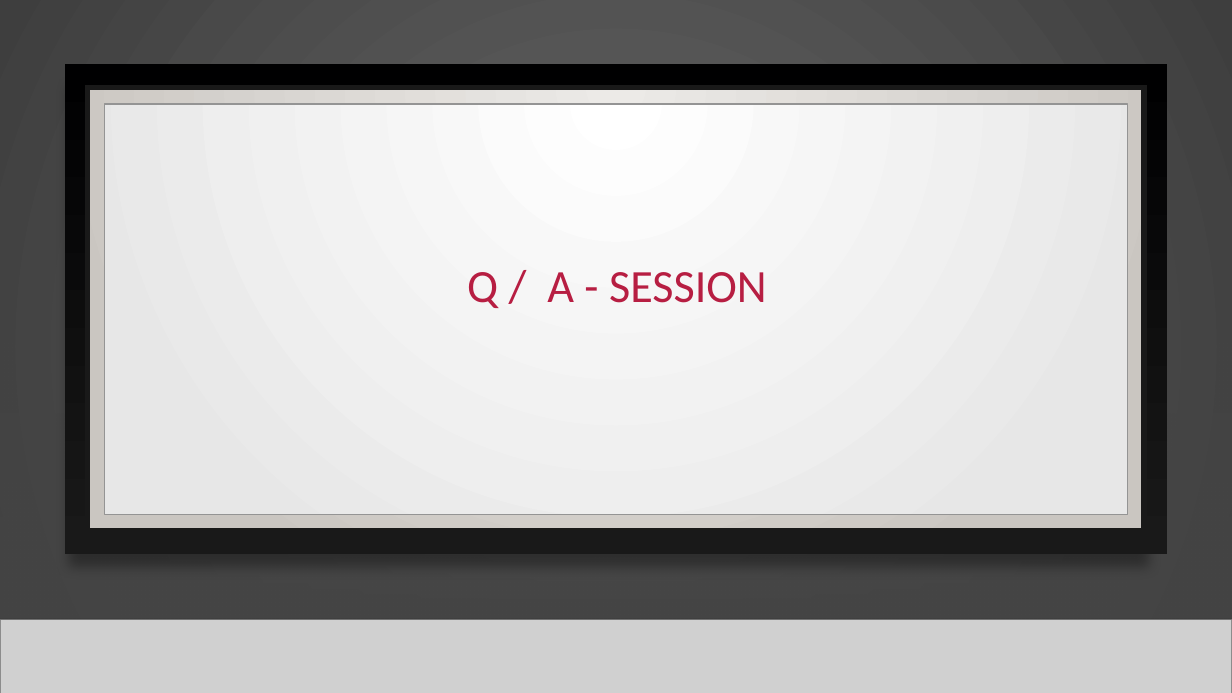
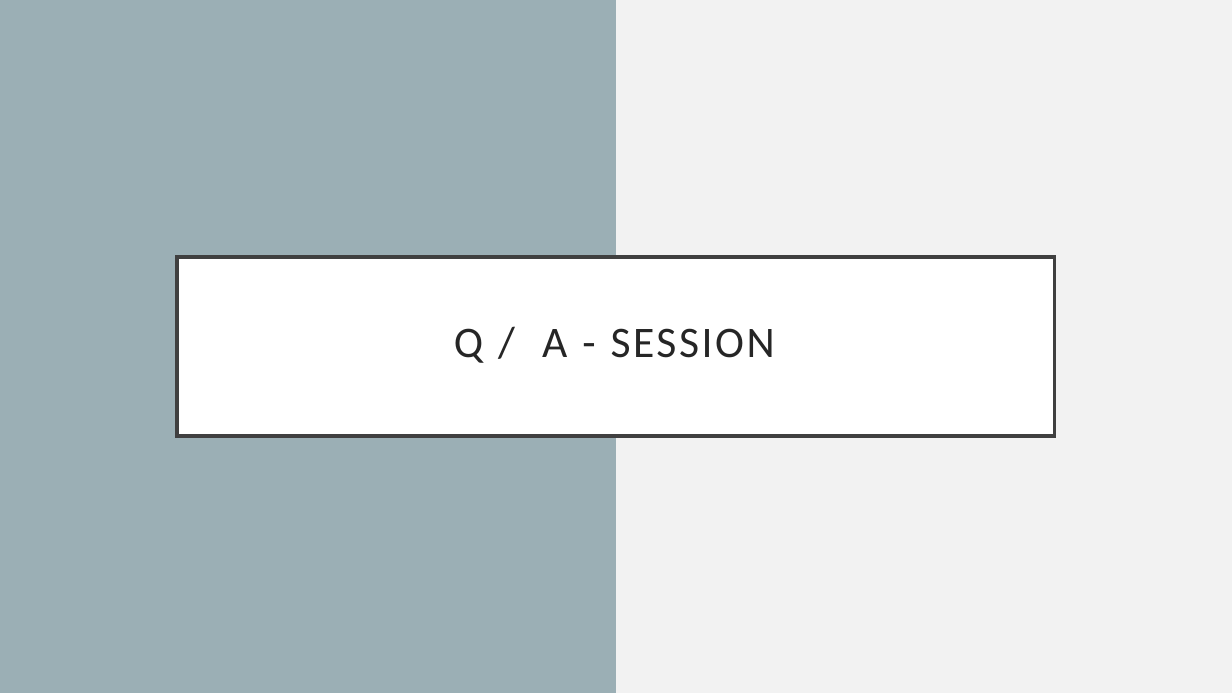
Before and after one commit to bimalbiju0413/Data_Storage_Solutions, a slide deck: slide 14 of Presentation/Data Storage Solutions.pptx (slide 10 before the commit). Drawn at 1232x693 pixels with LibreOffice and Linux fonts; fonts in the diff are those of the drawing; grey boxes stand for pictures; background and template pictures are left out. Boxes give left, top, right and bottom in pixels: in the first picture for what was removed or moved away, otherwise in the second. Text is boxed around its words. In the diff, an @@ line names an element or a change of style, - is before the commit and + after.

```diff
--- a/Presentation/Data Storage Solutions.pptx
+++ b/Presentation/Data Storage Solutions.pptx
@@ background gradient #666666 to #3F3F3F to #F2F2F2 @@
@@ rectangle removed at (0,0,1232,693) @@
@@ rectangle added at (0,0,616,693), fill #9BAFB5 @@
@@ rectangle removed at (65,65,1167,555) @@
@@ rectangle removed at (88,88,1144,531) @@
@@ rectangle removed at (104,104,1128,515) @@
@@ rectangle removed at (0,204,1232,619) @@
@@ rectangle removed at (0,204,1232,619) @@
@@ rectangle removed at (0,204,1232,619) @@
@@ title "Q / A - SESSION": place and size @@
-title "Q / A - SESSION" at (467,272,767,308)
+title "Q / A - SESSION" at (177,257,1055,436)
@@ title "Q / A - SESSION" at (177,257,1055,436): size 36 to 34 pt, text colour #B71E42 to #262626, letter spacing 0 to 2 pt; fill none to #FFFFFF; outline none to #404040 2.5 pt @@
@@ line removed from (244, 357) to (1117, 357) @@
@@ line removed from (147, 384) to (1019, 384) @@
@@ line removed from (0, 619) to (1232, 619) @@
@@ line removed from (0, 619) to (1232, 619) @@
@@ picture removed at (0,619,1232,693) @@
@@ line removed from (0, 619) to (1232, 619) @@
```
Also in this commit, not shown: 9 other slides changed, 4 slides added.
